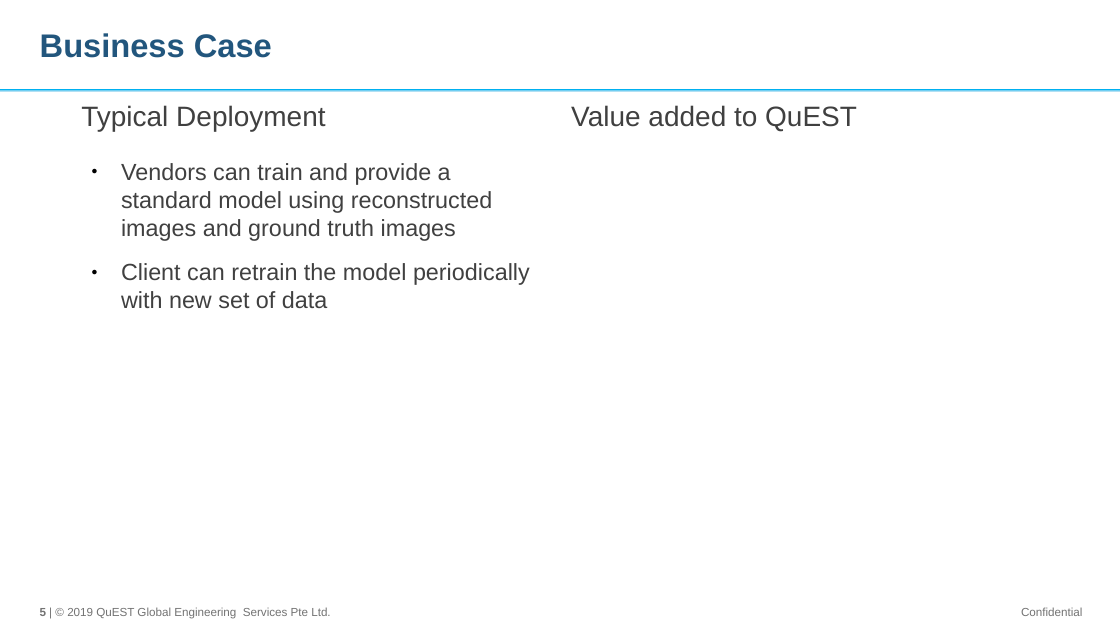
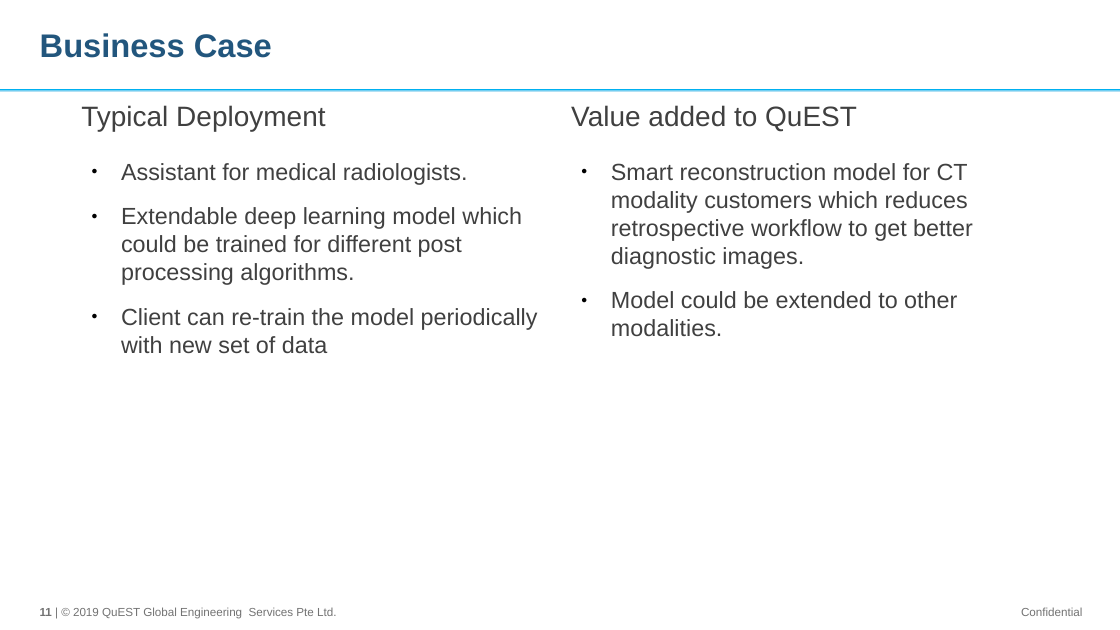
Before and after one commit to vishnurapps/BlueBytes, a slide deck: slide 11 of Doc/HackathonFY19-PresentationTemplate.odp (slide 5 before the commit). Drawn at 1120x630 pixels with LibreOffice and Linux fonts; fonts in the diff are those of the drawing; background and template pictures are left out. Boxes give left, top, right and bottom in pixels: in the first picture for what was removed or moved away, otherwise in the second. Text is boxed around its words. In the diff, an @@ line names an element or a change of style, - is before the commit and + after.

```diff
--- a/Doc/HackathonFY19-PresentationTemplate.odp
+++ b/Doc/HackathonFY19-PresentationTemplate.odp
@@ text at <box>121,163,538,353</box>: text changed @@
-● Vendors can train and provide a standard model using reconstructed images and ground truth images
-● Client can retrain the model periodically with new set of data
+● Assistant for medical radiologists.
+● Extendable deep learning model which could be trained for different post processing algorithms.
+● Client can re-train the model periodically with new set of data
@@ text added at <box>611,163,973,336</box>, 20 pt, text #404040 @@
+● Smart reconstruction model for CT modality customers which reduces retrospective workflow to get better diagnostic images.
+● Model could be extended to other modalities.
@@ text at <box>40,607,336,619</box>: text changed @@
-5 | © 2019 QuEST Global Engineering Services Pte Ltd.
+11 | © 2019 QuEST Global Engineering Services Pte Ltd.
```
Also in this commit, not shown: 6 other slides changed, 6 slides added.
